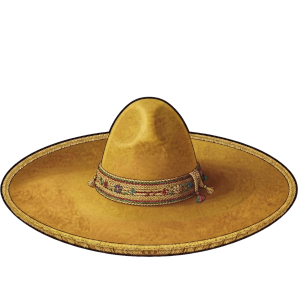
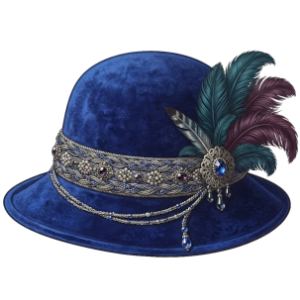
Before/after of a w=300, h=300 layered artwork. What changed in the layer stack:
added layer "Копия Gemini_Generated_Image_p97d7hp97d7hp97d.jpg" above "Копия Gemini_Generated_Image_6iz83c6iz83c6iz8.jpg" over (3, 49, 299, 258)
hid "Копия Gemini_Generated_Image_opndbdopndbdopnd.jpg" over (0, 96, 298, 257)
